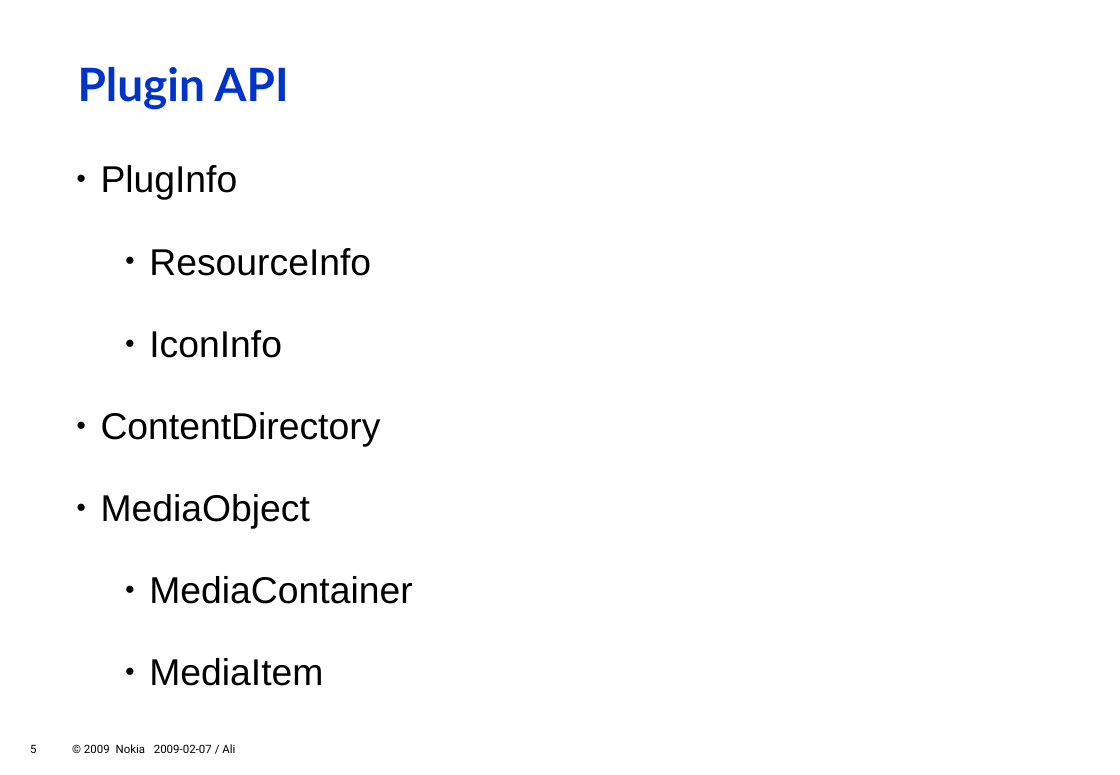
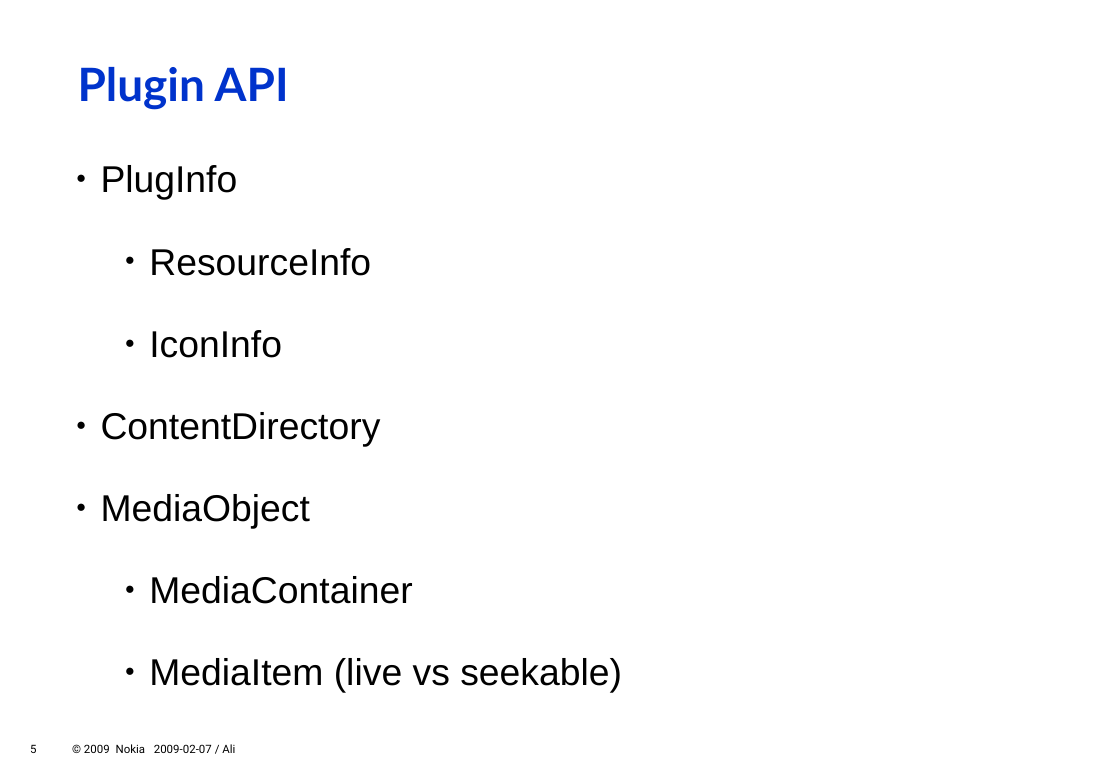
Before and after one commit to zeenix/rygel-presentation-2009, a slide deck: slide 5 of slides.odp. Drawn at 1120x775 pixels with LibreOffice and Linux fonts; fonts in the diff are those of the drawing; background and template pictures are left out. Boxes give left, top, right and bottom in pixels: in the first picture for what was removed or moved away, otherwise in the second. Text is boxed around its words. In the diff, an @@ line names an element or a change of style, - is before the commit and + after.

Commit message:
Don't forget to mention the diff b/w live and seekable items.

```diff
--- a/slides.odp
+++ b/slides.odp
@@ text at (149,658,622,693): text changed @@
-      ● MediaItem
+      ● MediaItem (live vs seekable)
```
